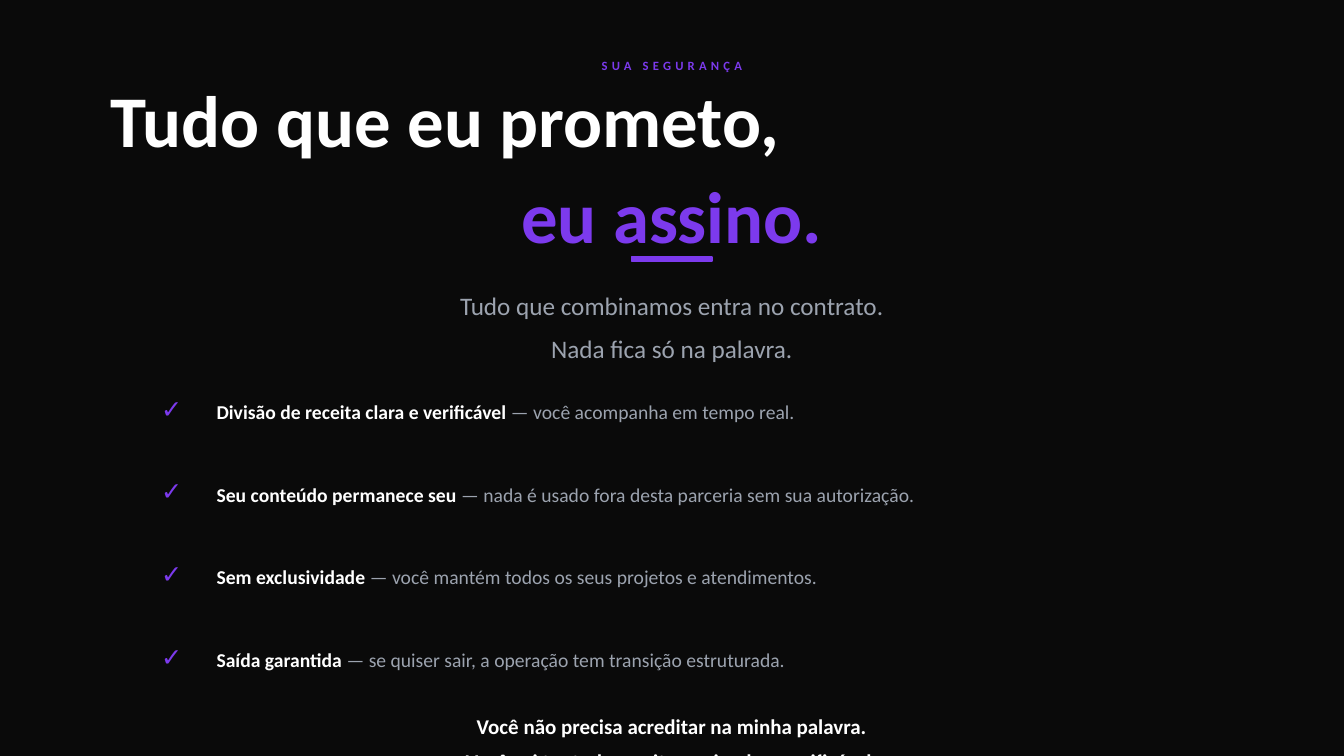
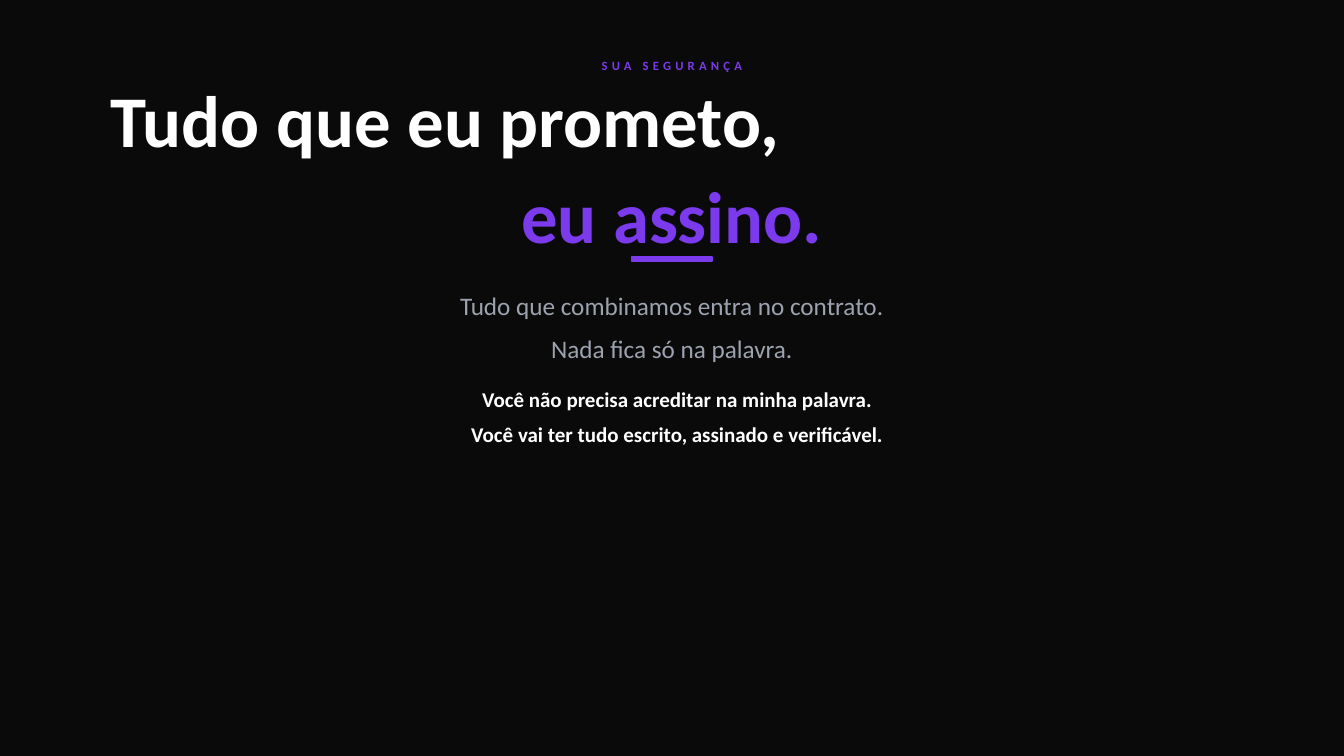
Before and after one commit to okauarodriguez-dotcom/grupoaura, a slide deck: slide 12 of operacoes/apresentacoes/monica/Pitch-Monica.pptx. Drawn at 1344x756 pixels with LibreOffice and Linux fonts; fonts in the diff are those of the drawing. Boxes give left, top, right and bottom in pixels: in the first picture for what was removed or moved away, otherwise in the second. Text is boxed around its words. In the diff, an @@ line names an element or a change of style, - is before the commit and + after.

Commit message:
auto: atualizacao do projeto 2026-04-28_2215

```diff
--- a/operacoes/apresentacoes/monica/Pitch-Monica.pptx
+++ b/operacoes/apresentacoes/monica/Pitch-Monica.pptx
@@ text removed at (x1=151, y1=373, x2=192, y2=444) @@
-✓
@@ text "Você não precisa acreditar na ..." rewrapped from (x1=477, y1=719, x2=867, y2=738) to (x1=471, y1=392, x2=882, y2=445) @@
@@ text removed at (x1=217, y1=405, x2=794, y2=422) @@
-Divisão de receita clara e verificável — você acompanha em tempo real.
@@ text removed at (x1=151, y1=456, x2=192, y2=526) @@
-✓
@@ text removed at (x1=217, y1=488, x2=914, y2=506) @@
-Seu conteúdo permanece seu — nada é usado fora desta parceria sem sua autorização.
@@ text removed at (x1=151, y1=538, x2=192, y2=609) @@
-✓
@@ text removed at (x1=217, y1=570, x2=816, y2=588) @@
-Sem exclusividade — você mantém todos os seus projetos e atendimentos.
@@ text removed at (x1=151, y1=621, x2=192, y2=692) @@
-✓
@@ text removed at (x1=217, y1=653, x2=784, y2=671) @@
-Saída garantida — se quiser sair, a operação tem transição estruturada.
```
Also in this commit, not shown: 9 other slides changed, 1 other file.
